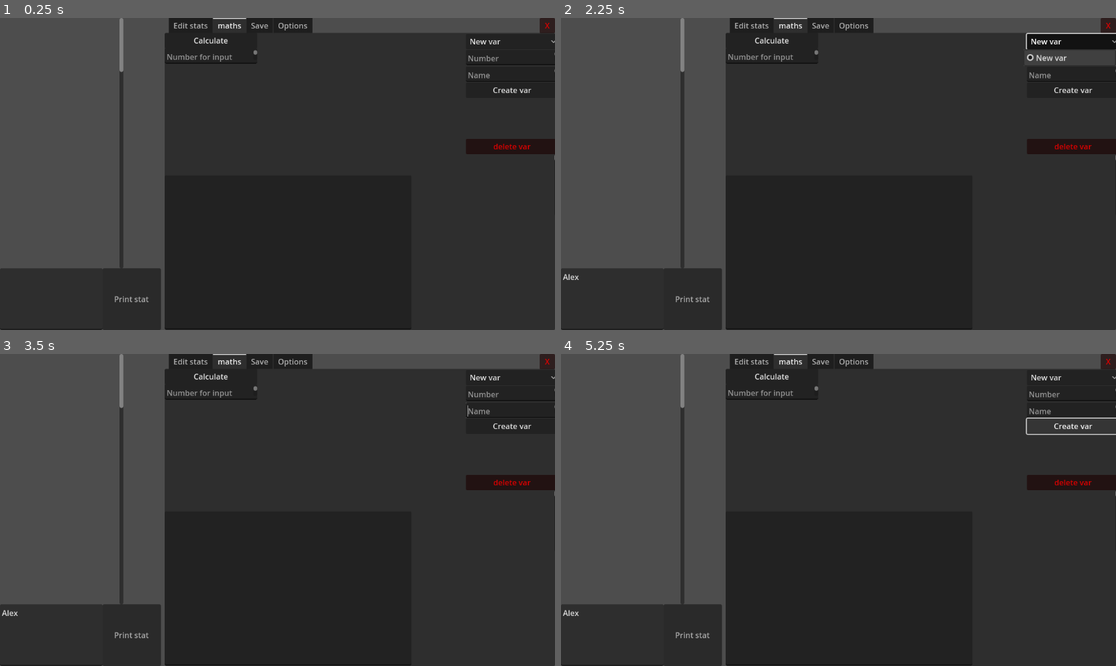
Above: before the commit, frames 1-4 (two rows, left to right).
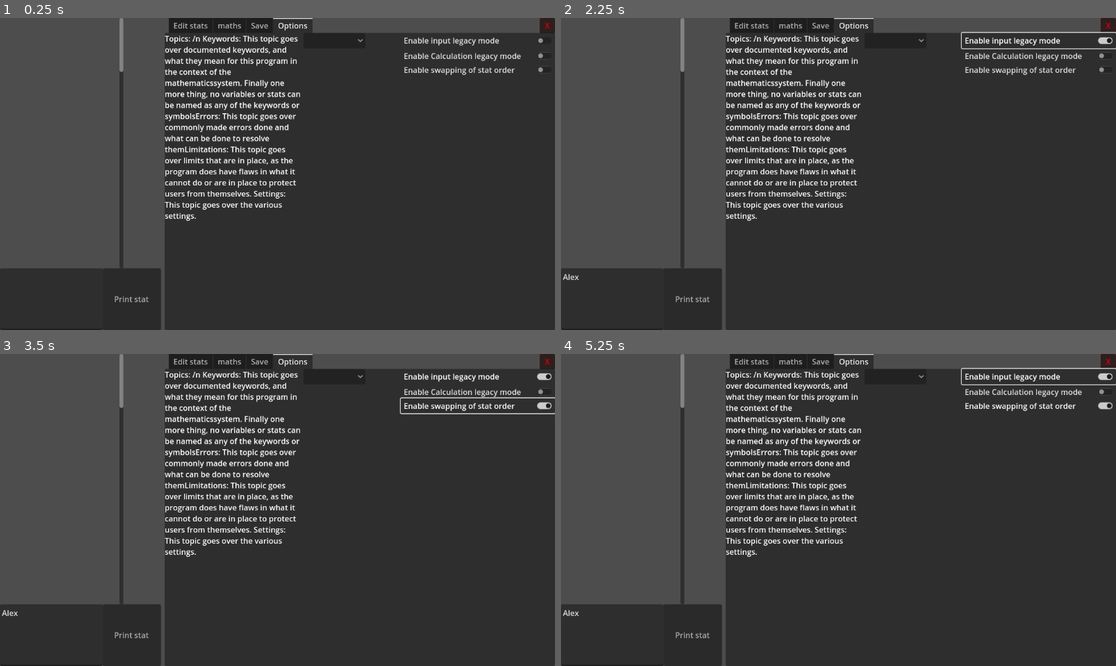
Above: after the commit, the same moments.

Repository: Random31234/huge-numbers-2.0
Game: Godot game, scene res://scenes/main.tscn
Same seed, same stepped clock (60 frames per second), same inputs: the game is played once before the commit and once after it.
Inputs (mouse positions are in pixels of both pictures, inside the frame that each line leads up to):
- Up to frame 1 (0.25 s): no input
- Up to frame 2 (2.25 s): click (610, 298) at 0.52 s; type "Alex" at 0.6 s; click "Print stat" at 1.25 s; click (1038, 39) at 2 s, where only the run after the commit has a clickable "Enable input legacy mode"
- Up to frame 3 (3.5 s): click (477, 407) at 2.75 s, where only the run after the commit has a clickable "Enable swapping of stat order"
- Up to frame 4 (5.25 s): click (1071, 378) at 3.5 s, where only the run before the commit has a clickable "New var"; click (1071, 378) at 4.25 s, where only the run before the commit has a clickable "New var"; click (1071, 425) at 5 s, where only the run before the commit has a clickable "Create var"

The runs differ from the first frame. In frame 1, 5.8% of the frame differs, in the area x 29-100%, y 0-100%; in frame 2, 6.6%; in frame 3, 6.1%; in frame 4, 6.2%.

Commit message:
Update the stats

Diff:
--- a/scenes/StatEntity.tscn
+++ b/scenes/StatEntity.tscn
@@ -14,3 +14,10 @@
 layout_mode = 0
 offset_right = 40.0
 offset_bottom = 40.0
+
+[node name="Button" type="Button" parent="."]
+visible = false
+custom_minimum_size = Vector2(256, 32)
+layout_mode = 0
+offset_right = 8.0
+offset_bottom = 8.0
--- a/scenes/Stats.gd
+++ b/scenes/Stats.gd
@@ -3,7 +3,10 @@
 
 @export var names:Array[String]
 @export var values:Array[Big]
+@export var statBox:VBoxContainer
 
+var statEntity = preload("res://scenes/StatEntity.tscn")
+var swappable:bool
 
 
 # Called when the node enters the scene tree for the first time.
@@ -17,6 +20,9 @@
 func _process(delta: float) -> void:
 	pass
 
+func swappableT(b:bool):
+	swappable = b
+	updateStats()
 
 #this function swaps the values.
 func swapper(id1:int,id2:int):
@@ -30,3 +36,28 @@
 	names[id2] = name
 	values[id1] = values[id2]
 	values[id2] =v
+
+
+#this function is to be called for updates.
+func updateStats():
+
+	for n in statBox.get_children():
+		statBox.remove_child(n)
+		n.queue_free()
+
+	var z
+	var i
+	z =0
+	for xyz in values:
+		i = statEntity.instantiate()
+		i.get_child(0).text = names[z] + " : " +values[z].toScientific()
+
+
+		if(swappable == true):
+			i.get_child(1).visibility = true
+			i.get_child
+		if(swappable == false):
+			i.get_child(1).visibility = false
+			i.get_child(1)
+
+		z+=1
--- a/scenes/main.tscn
+++ b/scenes/main.tscn
@@ -42,8 +42,9 @@
 offset_bottom = 648.0
 text = "Print stat"
 
-[node name="stat Storage Node" type="Node" parent="."]
+[node name="stat Storage Node" type="Node" parent="." node_paths=PackedStringArray("statBox")]
 script = ExtResource("1_7y165")
+statBox = NodePath("../stats scroll container/VBoxContainer")
 
 [node name="math Storage Node" type="Node" parent="." node_paths=PackedStringArray("stat")]
 script = ExtResource("2_0oss8")
@@ -75,7 +76,7 @@
 offset_left = 342.0
 offset_right = 1152.0
 offset_bottom = 648.0
-current_tab = 1
+current_tab = 3
 
 [node name="Edit stats" type="Control" parent="TabContainer"]
 visible = false
@@ -289,6 +290,7 @@
 "
 
 [node name="maths" type="Control" parent="TabContainer"]
+visible = false
 layout_mode = 2
 metadata/_tab_index = 1
 
@@ -793,14 +795,14 @@
 text = "Delete math"
 
 [node name="Options" type="Control" parent="TabContainer"]
-visible = false
 layout_mode = 2
 metadata/_tab_index = 3
 
 [node name="CheckButton" type="CheckButton" parent="TabContainer/Options" node_paths=PackedStringArray("nonLegacy", "legacy")]
-layout_mode = 0
-offset_left = 561.0
-offset_right = 817.0
+custom_minimum_size = Vector2(320, 0)
+layout_mode = 0
+offset_left = 490.0
+offset_right = 810.0
 offset_bottom = 32.0
 text = "Enable input legacy mode"
 script = ExtResource("1_pq12d")
@@ -808,10 +810,11 @@
 legacy = [NodePath("../../Edit stats/Create stats legacy"), NodePath("../../Edit stats/Manipulate stats legacy"), NodePath("../../maths/Variables part legacy")]
 
 [node name="Calculation legacy mode" type="CheckButton" parent="TabContainer/Options" node_paths=PackedStringArray("nonLegacy", "legacy")]
-layout_mode = 0
-offset_left = 525.0
-offset_top = 32.0
-offset_right = 817.0
+custom_minimum_size = Vector2(320, 0)
+layout_mode = 0
+offset_left = 490.0
+offset_top = 32.0
+offset_right = 810.0
 offset_bottom = 63.0
 text = "Enable Calculation legacy mode"
 script = ExtResource("1_pq12d")
@@ -836,6 +839,14 @@
 script = ExtResource("2_xlgaw")
 documents = Array[String](["Topics: /n Keywords: This topic goes over documented keywords, and what they mean for this  …(457 unchanged characters)…
 t = NodePath("../RichTextLabel")
+
+[node name="Swappable" type="CheckButton" parent="TabContainer/Options"]
+custom_minimum_size = Vector2(320, 0)
+offset_left = 490.0
+offset_top = 61.0
+offset_right = 810.0
+offset_bottom = 92.0
+text = "Enable swapping of stat order"
 
 [connection signal="button_down" from="Print node/Button" to="." method="printStats"]
 [connection signal="button_down" from="Termination button" to="." method="terminateSession"]
@@ -864,3 +875,4 @@
 [connection signal="button_down" from="TabContainer/Save/save to new math" to="." method="saveNewMath"]
 [connection signal="button_down" from="TabContainer/Save/delete math" to="." method="deleteMaths"]
 [connection signal="item_selected" from="TabContainer/Options/OptionButton" to="TabContainer/Options/OptionButton" method="TopicSelected"]
+[connection signal="toggled" from="TabContainer/Options/Swappable" to="stat Storage Node" method="swappableT"]
